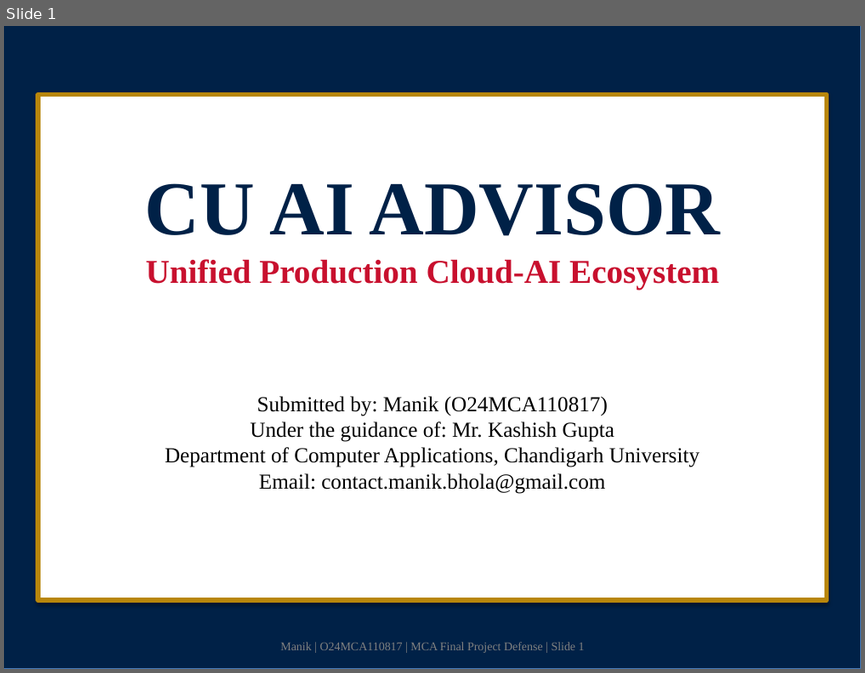
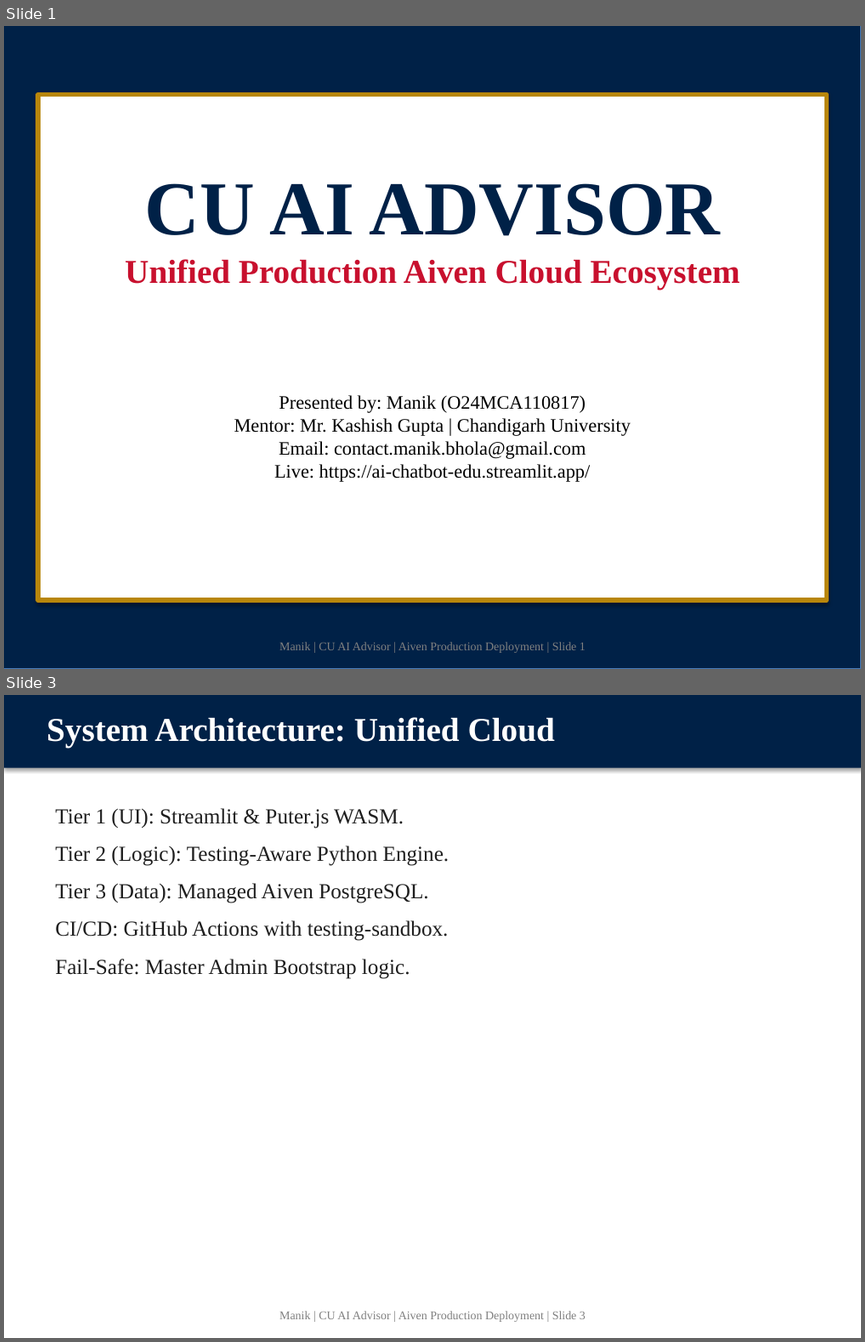
Before and after one commit to manikbholaji/ai-chatbot, a slide deck: CU_AI_Advisor_FINAL_MASTER.pptx. Shown one above the other, each under a label of ours: slide 1 before the commit, slides 1 and 3 after it; the slides between them are not shown. The pictures are 865x673 and 865x1342 pixels, drawn with LibreOffice and Linux fonts; fonts in the diff are those of the drawing. Boxes give left, top, right and bottom in pixels: in the first picture for what was removed or moved away, otherwise in the second. Text is boxed around its words. In the diff, an @@ line names an element or a change of style, - is before the commit and + after.

Commit message:
docs: finalize all deliverables with unified production architecture and Aiven cloud deployment details

```diff
--- a/CU_AI_Advisor_FINAL_MASTER.pptx
+++ b/CU_AI_Advisor_FINAL_MASTER.pptx
@@ slide 3 added at bbox=[4, 695, 861, 1338], background #FFFFFF @@
@@ rectangle added at bbox=[4, 695, 861, 768], fill #002147 @@
@@ text added at bbox=[46, 717, 555, 747], 28 pt, text #FFFFFF, bold @@
+System Architecture: Unified Cloud
@@ text added at bbox=[55, 808, 449, 979], 18 pt, text #1E1E1E @@
+Tier 1 (UI): Streamlit & Puter.js WASM.
+Tier 2 (Logic): Testing-Aware Python Engine.
+Tier 3 (Data): Managed Aiven PostgreSQL.
+CI/CD: GitHub Actions with testing-sandbox.
+Fail-Safe: Master Admin Bootstrap logic.
@@ text added at bbox=[279, 1310, 585, 1321], 10 pt, text #808080 @@
+Manik | CU AI Advisor | Aiven Production Deployment | Slide 3
@@ slide 1 changed as well @@
@@ text at bbox=[125, 259, 740, 290]: text changed @@
-Unified Production Cloud-AI Ecosystem
+Unified Production Aiven Cloud Ecosystem
@@ text at bbox=[234, 395, 630, 482]: text changed; size 18 to 16 pt @@
-Submitted by: Manik (O24MCA110817)
-Under the guidance of: Mr. Kashish Gupta
-Department of Computer Applications, Chandigarh University
-Email: contact.manik.bhola@gmail.com
+Presented by: Manik (O24MCA110817)
+Mentor: Mr. Kashish Gupta | Chandigarh University
+Email: contact.manik.bhola@gmail.com
+Live: https://ai-chatbot-edu.streamlit.app/
@@ text at bbox=[279, 641, 585, 652]: text changed @@
-Manik | O24MCA110817 | MCA Final Project Defense | Slide 1
+Manik | CU AI Advisor | Aiven Production Deployment | Slide 1
```
Also in this commit, not shown: 1 other slide changed, 2 other slides added, 9 slides removed, 1 other file.
